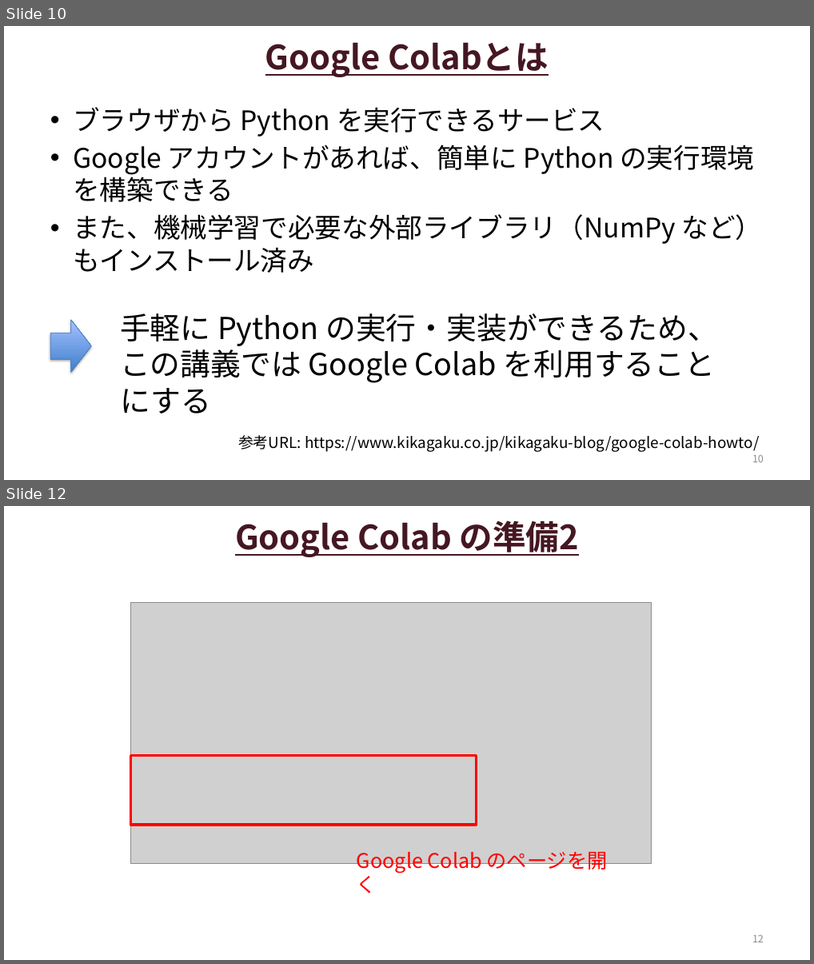
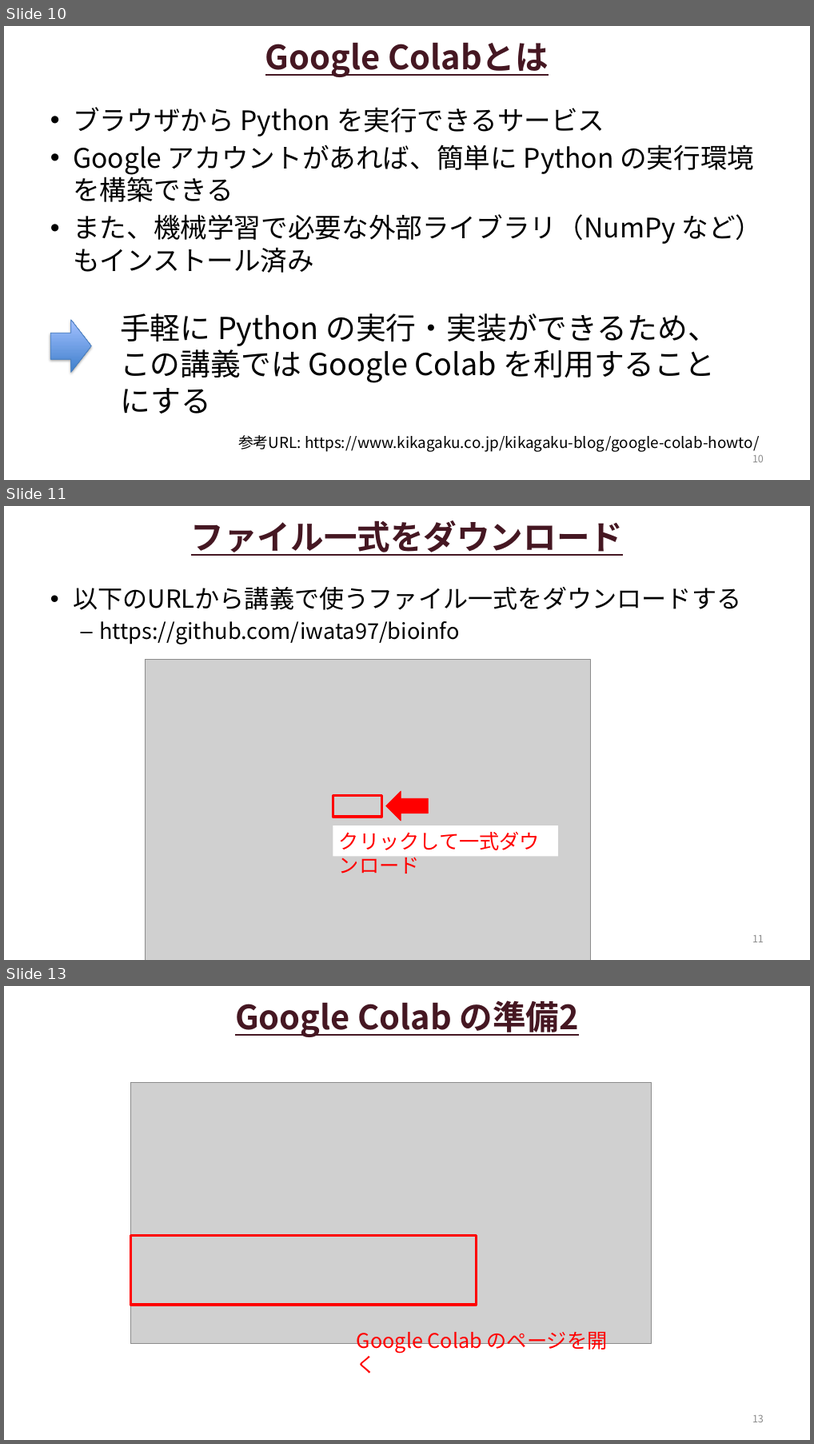
Before and after one commit to iwata97/bioinfo, a slide deck: バイオ技術_第1日目.pptx. Shown one above the other, each under a label of ours: slides 10 and 12 before the commit, slides 10, 11 and 13 after it; the slides between them are not shown. The pictures are 814x964 and 814x1444 pixels, drawn with LibreOffice and Linux fonts; fonts in the diff are those of the drawing; grey boxes stand for pictures. Boxes give left, top, right and bottom in pixels: in the first picture for what was removed or moved away, otherwise in the second. Text is boxed around its words. In the diff, an @@ line names an element or a change of style, - is before the commit and + after.

```diff
--- a/バイオ技術_第1日目.pptx
+++ b/バイオ技術_第1日目.pptx
@@ slide 11 added at (4, 506, 810, 960), background #FFFFFF @@
@@ title added at (191, 520, 624, 556), 39.6 pt, text #451722, bold, underline @@
+ファイル一式をダウンロード
@@ text added at (73, 587, 742, 644), 25.9 pt, text #000000 @@
+• 以下のURLから講義で使うファイル一式をダウンロードする
+  – https://github.com/iwata97/bioinfo
@@ picture added at (146, 659, 591, 960) @@
@@ right arrow added at (386, 791, 428, 820), fill #FF0000, outline #FF0000 0.75 pt @@
@@ rectangle added at (333, 795, 382, 817), outline #FF0000 3 pt @@
@@ rectangle added at (333, 825, 558, 856), fill #FFFFFF, 24 pt, text #FF0000 @@
+クリックして一式ダウンロード
@@ page number added at (753, 935, 764, 942), 12 pt, text #8C8C8C @@
+11
@@ what was slide 12 is now slide 13 @@
```
Also in this commit, not shown: 5 slides changed, 1 other file.
